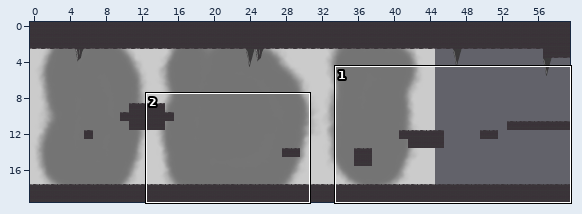
Two versions of a level (Tiled map, data/map/leveltwo.tmx). The picture above shows the old version from afar; the outline marks the close-up.
Close-up. First the earlier version:
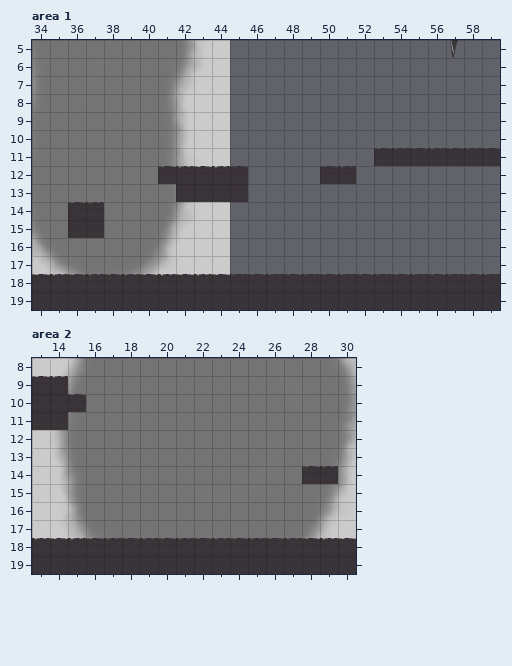
Cells are 32x32 px. Shown: area 1 x 34..59, y 5..19; area 2 x 13..30, y 8..19. The commit also changed other parts of the map, which this record leaves out.
After:
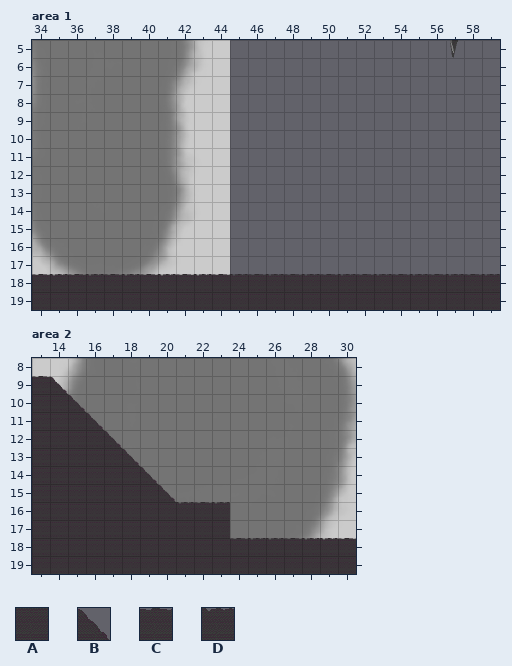
Key: from "tiles": A 12, B 23, C 25, D 26.
_ is an empty cell.
The exact change:
Layer "ground", area 1:
Tile A is removed in row 13 at x 42 to 45; in row 15 at x 36 to 37.
Tile C is removed in row 11 at x 53, 55, 57 and 59; in row 12 at x 41, 43, 45 and 50; in row 14 at x 36.
Tile D is removed in row 11 at x 54, 56 and 58; in row 12 at x 42, 44 and 51; in row 14 at x 37.
Layer "ground", area 2:
The author changed tile C to tile A in row 18 at x 14, 16, 18, 20 and 22.
The author changed tile D to tile A in row 18 at x 13, 15, 17, 19, 21 and 23.
Tile A now appears in row 11 at x 15; in row 12 at x 13 to 16; in row 13 at x 13 to 17; in row 14 at x 13 to 18; in row 15 at x 13 to 19; in row 16 at x 13 to 20.
Tile A now appears in row 17 at x 13 to 23.
The author changed tile C to tile B in row 10 at x 15.
The author changed tile D to tile B in row 9 at x 14.
Tile B now appears in row 11 at x 16; in row 12 at x 17; in row 13 at x 18; in row 14 at x 19; in row 15 at x 20.
The author changed tile D to tile C in row 18 at x 27.
Tile C now appears in row 16 at x 22.
The author changed tile C to tile D in row 18 at x 26 and 28.
Tile D now appears in row 16 at x 21 and 23.
Tile C is removed in row 14 at x 28.
Tile D is removed in row 14 at x 29.
Boxes around the changes in both close-ups, in picture pixels (x1, y1, x2, y2):
removed: (374, 148, 500, 166)
removed: (158, 166, 248, 202)
removed: (320, 166, 356, 184)
removed: (68, 202, 104, 238)
changed: (32, 376, 230, 540)
removed: (302, 466, 338, 484)
changed: (266, 538, 320, 540)
